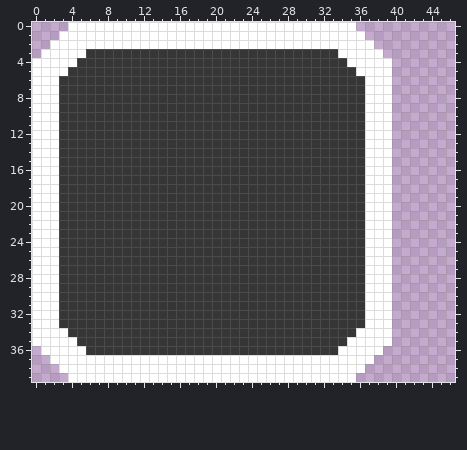
Pixel-art sprite -- Frankenhero/sprites/spr_HUD_logo/layers/f89232ae-46e1-44b3-9f08-1233719addf0/0769f55c-b787-4fe0-a549-7e01ff4b9295.png. Above is the file before it was changed.
The file is 47x40 pixels.
Now the later version:
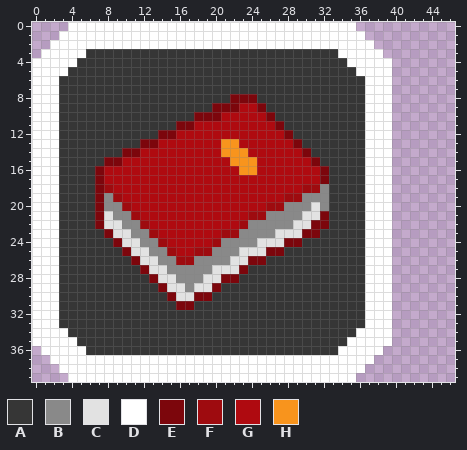
Palette (. is transparent): A #363636  B #898989  C #e2e2e2  D #ffffff  E #7c060c  F #9e0b0f  G #af0a10  H #f8941d
Changes in this commit:
y 8: x 22..24 AAA -> EEE
y 9: x 20..25 AAAAAA -> EEEGGE
y 10: x 18..26 AAAAAAAAA -> EEEGGGGGE
y 11: x 16..27 AAAAAAAAAAAA -> EEGGGGGGGGGE
y 12: x 14..28 AAAAAAAAAAAAAAA -> EEGGGGGGGGGGGGE
y 13: x 12..29 AAAAAAAAAAAAAAAAAA -> EEGGGGGGGHHGGGGGGE
y 14: x 10..30 AAAAAAAAAAAAAAAAAAAAA -> EEGGGGGGGGGHHHGGGGGGE
y 15: x 8..31 AAAAAAAAAAAAAAAAAAAAAAAA -> EEGGGGGGGGGGGGHHHGGGGGGE
y 16: x 7..32 AAAAAAAAAAAAAAAAAAAAAAAAAA -> EGGGGGGGGGGGGGGGHHGGGGGGGE
y 17: x 7..32 AAAAAAAAAAAAAAAAAAAAAAAAAA -> EGGGGGGGGGGGGGGGGGGGGGGGGE
y 18: x 7..32 AAAAAAAAAAAAAAAAAAAAAAAAAA -> EFGGGGGGGGGGGGGGGGGGGGGFFB
y 19: x 7..32 AAAAAAAAAAAAAAAAAAAAAAAAAA -> EBFGGGGGGGGGGGGGGGGGGFFBBB
y 20: x 7..32 AAAAAAAAAAAAAAAAAAAAAAAAAA -> EBBFGGGGGGGGGGGGGGGFFBBBCB
y 21: x 7..32 AAAAAAAAAAAAAAAAAAAAAAAAAA -> ECBBFGGGGGGGGGGGGFFBBBBCCE
y 22: x 7..32 AAAAAAAAAAAAAAAAAAAAAAAAAA -> ECCBBFGGGGGGGGGGFBBBBBCCEE
y 23: x 8..31 AAAAAAAAAAAAAAAAAAAAAAAA -> ECCBBFGGGGGGGFFBBBBCCCEE
y 24: x 9..29 AAAAAAAAAAAAAAAAAAAAA -> ECCBBFGGGGGFBBBBCCCEE
y 25: x 10..27 AAAAAAAAAAAAAAAAAA -> ECCBBFGGFFBBBCCCEE
y 26: x 11..25 AAAAAAAAAAAAAAA -> ECCBBFFBBBBCCEE
y 27: x 12..23 AAAAAAAAAAAA -> ECCBBBBBCCCE
y 28: x 13..22 AAAAAAAAAA -> ECCBBBCCEE
y 29: x 14..20 AAAAAAA -> ECCBCCE
y 30: x 15..19 AAAAA -> ECCEE
y 31: x 16..17 AA -> EE
Pixel boxes of the changes (left, top, right, bottom) in both pictures:
changed: (95, 94, 329, 310)
